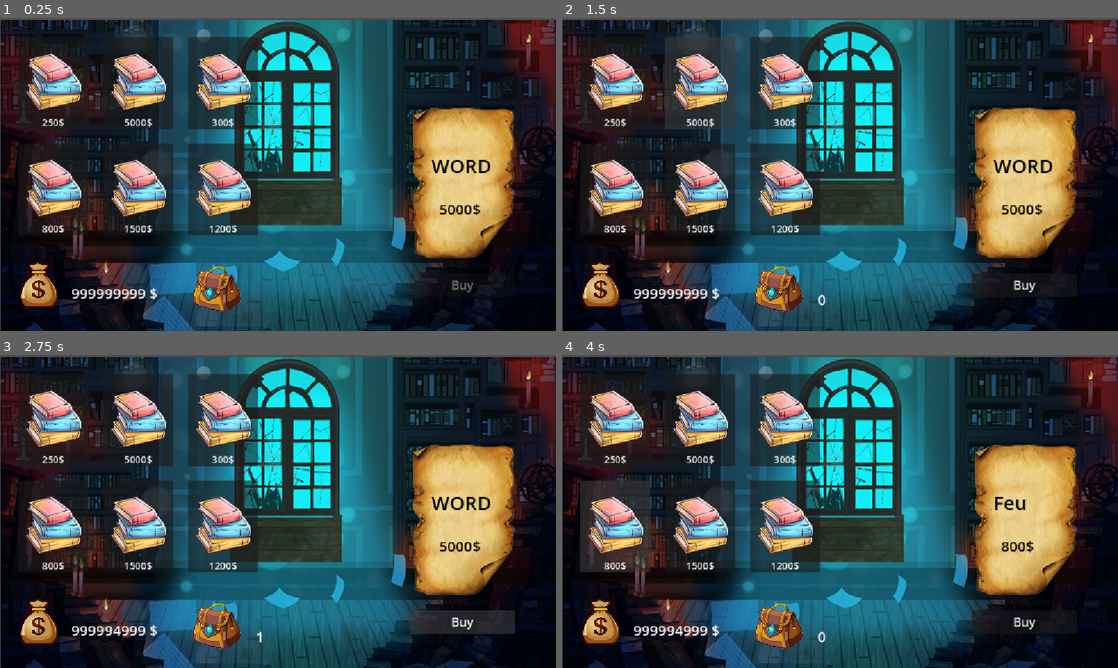
Above: before the commit, frames 1-4 (two rows, left to right).
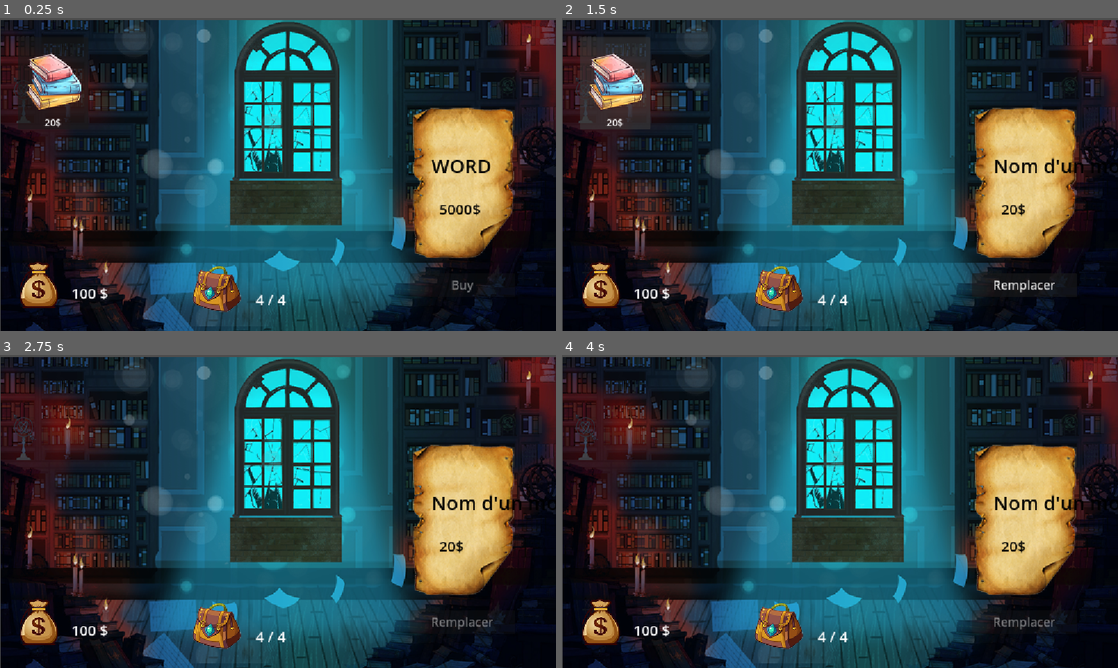
Above: after the commit, the same moments.

Repository: NiorsHaz/GMJ-Instase-2026
Game: Godot game, scene res://Scenes/ShopUI.tscn
Same seed, same stepped clock (60 frames per second), same inputs: the game is played once before the commit and once after it. This scene is started directly instead of the project's main scene.
Inputs (mouse positions are in pixels of both pictures, inside the frame that each line leads up to):
- Up to frame 1 (0.25 s): no input
- Up to frame 2 (1.5 s): click "250$" (after the commit: "20$") at 0.5 s; click "5000$" (after the commit: "20$") at 1.25 s
- Up to frame 3 (2.75 s): click "Buy" (after the commit: "Remplacer") at 2 s
- Up to frame 4 (4 s): click (784, 420) at 2.75 s, where only the run before the commit has a clickable "300$"; click (617, 527) at 3.5 s, where only the run before the commit has a clickable "800$"

The runs differ from the first frame. In frame 1, 13% of the frame differs, in the area x 4-52%, y 6-92%; in frame 2, 14%; in frame 3, 16%; in frame 4, 16%, in the area x 3-100%, y 6-92%.

Commit message:
update  shop

Diff:
--- a/Scenes/ShopUI.tscn
+++ b/Scenes/ShopUI.tscn
@@ -2,22 +2,67 @@
 
 [ext_resource type="Script" uid="uid://ckgrcyytr3lvi" path="res://Scripts/UI/ShopUI.gd" id="1_fmib7"]
 [ext_resource type="PackedScene" uid="uid://bxrfh1q1eebgb" path="res://Scenes/UI/ItemSlot.tscn" id="2_6drr4"]
+[ext_resource type="Script" uid="uid://csq6n5mc7lp8u" path="res://Scripts/Classes/players_stats.gd" id="2_ee5au"]
+[ext_resource type="Script" uid="uid://b8tu4qv4l0ghw" path="res://Scripts/Classes/books_stats.gd" id="2_fmib7"]
 [ext_resource type="Texture2D" uid="uid://boni428h7fl8d" path="res://Assets/Art/boky.png" id="2_vovli"]
-[ext_resource type="Script" uid="uid://ccfxfn8ictqty" path="res://Scripts/General/ShopItem.gd" id="3_mkado"]
+[ext_resource type="Script" uid="uid://c1indbunfrib1" path="res://Scripts/Classes/word_database.gd" id="3_fmib7"]
 [ext_resource type="Texture2D" uid="uid://cxike43asd4no" path="res://Assets/Art/money.png" id="4_4rje5"]
-[ext_resource type="Resource" uid="uid://c6mfx8j4amu7b" path="res://Resources/Word.tres" id="4_qeag5"]
+[ext_resource type="Script" uid="uid://dl3lc6jj1tdvx" path="res://Scripts/Classes/words_stats.gd" id="4_6drr4"]
 [ext_resource type="Texture2D" uid="uid://ci603bvylq635" path="res://Assets/Art/inventaire.png" id="5_aufc5"]
-[ext_resource type="Resource" uid="uid://cgtmvsc25qmfa" path="res://Resources/Potion.tres" id="5_c1fsl"]
 [ext_resource type="Texture2D" uid="uid://dmy2xnhdkxagw" path="res://Assets/Art/final rendu.png" id="6_ee5au"]
-[ext_resource type="Resource" uid="uid://d24oy0dtmgmv0" path="res://Resources/PotionMana.tres" id="6_mkado"]
-[ext_resource type="Resource" uid="uid://cx0t83fk7iree" path="res://Resources/ScrollFire.tres" id="7_qeag5"]
-[ext_resource type="Resource" uid="uid://3hdsag4buorb" path="res://Resources/Sword.tres" id="8_c1fsl"]
-[ext_resource type="Resource" uid="uid://dentrf0tduna7" path="res://Resources/Shield.tres" id="9_qeag5"]
+
+[sub_resource type="Resource" id="Resource_6drr4"]
+script = ExtResource("4_6drr4")
+id = 1
+
+[sub_resource type="Resource" id="Resource_mkado"]
+script = ExtResource("4_6drr4")
+id = 2
+
+[sub_resource type="Resource" id="Resource_qeag5"]
+script = ExtResource("4_6drr4")
+id = 3
+
+[sub_resource type="Resource" id="Resource_c1fsl"]
+script = ExtResource("4_6drr4")
+id = 4
+
+[sub_resource type="Resource" id="Resource_3jmt4"]
+script = ExtResource("4_6drr4")
+id = 5
+
+[sub_resource type="Resource" id="Resource_fmib7"]
+script = ExtResource("3_fmib7")
+words = Array[ExtResource("4_6drr4")]([SubResource("Resource_6drr4"), SubResource("Resource_mkado"), SubResource("Resource_qeag5"), SubResource("Resource_c1fsl"), SubResource("Resource_3jmt4")])
+metadata/_custom_type_script = "uid://c1indbunfrib1"
+
+[sub_resource type="Resource" id="Resource_ee5au"]
+script = ExtResource("2_fmib7")
+word_database = SubResource("Resource_fmib7")
+word_ids = Array[int]([1, 2, 3, 4])
+
+[sub_resource type="Resource" id="Resource_jh4m1"]
+script = ExtResource("2_ee5au")
+res_water = 11
+gold = 100
+book = SubResource("Resource_ee5au")
+
+[sub_resource type="Resource" id="Resource_1kkrx"]
+script = ExtResource("4_6drr4")
+selling_price = 10
+buying_price = 20
+
+[sub_resource type="Resource" id="Resource_kaxrk"]
+script = ExtResource("3_fmib7")
+words = Array[ExtResource("4_6drr4")]([SubResource("Resource_1kkrx")])
+metadata/_custom_type_script = "uid://c1indbunfrib1"
 
 [node name="ShopUi" type="Control" unique_id=1673469737 node_paths=PackedStringArray("item_grid", "money_label", "large_icon", "item_name_label", "item_price_label", "buy_button", "owned_count_label", "small_item_icon")]
 layout_mode = 3
 anchors_preset = 0
 script = ExtResource("1_fmib7")
+player_stats = SubResource("Resource_jh4m1")
+word_database = SubResource("Resource_kaxrk")
 item_grid = NodePath("ItemGrid")
 money_label = NodePath("MoneyLabel")
 large_icon = NodePath("ItemIconLarge")
@@ -27,7 +72,6 @@
 owned_count_label = NodePath("OwnedCountLabel")
 small_item_icon = NodePath("SmallItemIcon")
 item_slot_scene = ExtResource("2_6drr4")
-items_for_sale = Array[ExtResource("3_mkado")]([ExtResource("5_c1fsl"), ExtResource("4_qeag5"), ExtResource("6_mkado"), ExtResource("7_qeag5"), ExtResource("8_c1fsl"), ExtResource("9_qeag5")])
 
 [node name="BackgroundImage" type="TextureRect" parent="." unique_id=764281962]
 layout_mode = 1
--- a/Scripts/UI/ItemSlot.gd
+++ b/Scripts/UI/ItemSlot.gd
@@ -1,32 +1,21 @@
-# res://Scripts/UI/ItemSlot.gd
 extends Button
 
-# On stocke l'objet que ce slot représente
-var item_data: ShopItem = null
+signal slot_clicked(word: WordStats)
 
-# Références aux enfants (à lier dans l'inspecteur)
 @export var icon_rect: TextureRect
 @export var price_label: Label
 
-# Signal émis quand le joueur clique sur ce slot
-signal slot_clicked(item: ShopItem)
+var word: WordStats = null
 
-func _ready():
-	# On connecte le clic du bouton à notre fonction
+func _ready() -> void:
 	pressed.connect(_on_pressed)
 
-# Fonction pour remplir le slot avec les données d'un objet
-func setup(item: ShopItem):
-	item_data = item
-	if item:
-		price_label.text = str(item.price) + "$"
-		if item.icon:
-			icon_rect.texture = item.icon
-		else:
-			# Si pas d'icône, on met un carré de couleur temporaire
-			icon_rect.modulate = Color(0.5, 0.5, 0.5)
+func setup(new_word: WordStats) -> void:
+	word = new_word
+	if icon_rect:
+		icon_rect.texture = word.icon
+	if price_label:
+		price_label.text = str(word.buying_price) + "$"
 
-func _on_pressed():
-	if item_data:
-		# On prévient le ShopUI qu'on a cliqué sur cet objet
-		slot_clicked.emit(item_data)
+func _on_pressed() -> void:
+	slot_clicked.emit(word)
--- a/Scripts/UI/ShopUI.gd
+++ b/Scripts/UI/ShopUI.gd
@@ -1,4 +1,7 @@
 extends Control
+
+@export var player_stats: PlayersStats
+@export var word_database: WordDatabases
 
 @export var item_grid: GridContainer
 @export var money_label: Label
@@ -8,54 +11,146 @@
 @export var buy_button: Button
 @export var owned_count_label: Label
 @export var small_item_icon: TextureRect
+@export var item_slot_scene: PackedScene
+@export var hint_label: Label        # optionnel : message d'aide
+@export var cancel_button: Button    # optionnel : annuler le remplacement
 
-@export var item_slot_scene: PackedScene
-@export var items_for_sale: Array[ShopItem] = []
+var replace_mode: bool = false
 
-var selected_item: ShopItem = null
+var selected_word: WordStats = null
 
-func _ready():
-	GameManager.money_changed.connect(_on_money_changed)
-	GameManager.inventory_changed.connect(_on_inventory_changed)
+func _ready() -> void:
+	if player_stats == null or player_stats.book == null or word_database == null:
+		push_error("Shop : player_stats, player_stats.book et word_database doivent être assignés.")
+		return
 	buy_button.pressed.connect(_on_buy_pressed)
 	buy_button.disabled = true
-	update_money_display(GameManager.player_money)
+	update_money_display()
+	update_owned_display()
+	populate_grid()
+	if cancel_button:
+		cancel_button.hide()
+		cancel_button.pressed.connect(_cancel_replace)
+
+func _on_slot_clicked(word: WordStats) -> void:
+	if replace_mode:
+		var index = player_stats.book.word_ids.find(word.id)
+		if index >= 0:
+			_finish_purchase(index)
+		return
+	selected_word = word
+	item_name_label.text = word.name
+	item_price_label.text = str(word.buying_price) + "$"
+	large_icon.texture = word.icon
+	small_item_icon.texture = word.icon
+	update_owned_display()
+	_refresh_buy_button()
+
+# la limite max_word n'empêche plus l'achat : elle déclenche le remplacement
+func _can_buy() -> bool:
+	if selected_word == null or _is_owned(selected_word):
+		return false
+	return player_stats.gold >= selected_word.buying_price
+
+func _is_book_full() -> bool:
+	return player_stats.book.word_ids.size() >= player_stats.book.max_word
+
+func populate_grid() -> void:
+	for child in item_grid.get_children():
+		item_grid.remove_child(child)
+		child.queue_free()
+	if item_slot_scene == null:
+		return
+	var words: Array[WordStats] = []
+	if replace_mode:
+		for id in player_stats.book.word_ids:
+			var owned_word = word_database.find_by_id(id)
+			if owned_word != null:
+				words.append(owned_word)
+	else:
+		for word in word_database.find_all():
+			if not _is_owned(word):
+				words.append(word)
+	for word in words:
+		var slot = item_slot_scene.instantiate()
+		item_grid.add_child(slot)
+		slot.setup(word)
+		slot.slot_clicked.connect(_on_slot_clicked)
+
+func _on_buy_pressed() -> void:
+	if not _can_buy():
+		return
+	if _is_book_full():
+		_enter_replace_mode()
+	else:
+		_finish_purchase(-1)
+
+func _is_owned(word: WordStats) -> bool:
+	return word.id in player_stats.book.word_ids
+
+func _enter_replace_mode() -> void:
+	replace_mode = true
+	buy_button.disabled = true
+	_set_hint("Livre plein : choisis le mot à remplacer")
+	if cancel_button:
+		cancel_button.show()
 	populate_grid()
 
-func populate_grid():
-	for child in item_grid.get_children():
-		child.queue_free()
-	for item in items_for_sale:
-		var slot = item_slot_scene.instantiate()
-		item_grid.add_child(slot)
-		slot.setup(item)
-		slot.slot_clicked.connect(_on_slot_clicked)
+func _exit_replace_mode() -> void:
+	replace_mode = false
+	_set_hint("")
+	if cancel_button:
+		cancel_button.hide()
 
-func _on_slot_clicked(item: ShopItem):
-	selected_item = item
-	item_name_label.text = item.item_name
-	item_price_label.text = str(item.price) + "$"
-	large_icon.texture = item.icon
-	small_item_icon.texture = item.icon
-	update_inventory_display()
-	buy_button.disabled = false
+func _cancel_replace() -> void:
+	_exit_replace_mode()
+	populate_grid()
+	_refresh_buy_button()
 
-func _on_buy_pressed():
-	if selected_item:
-		GameManager.buy_item(selected_item)
+# replace_index = -1 : simple ajout, sinon remplace le mot à cet index
+func _finish_purchase(replace_index: int) -> void:
+	player_stats.gold -= selected_word.buying_price
+	if replace_index >= 0:
+		player_stats.book.word_ids[replace_index] = selected_word.id
+	else:
+		player_stats.book.word_ids.append(selected_word.id)
+	_exit_replace_mode()
+	_clear_selection()
+	update_money_display()
+	update_owned_display()
+	populate_grid()
 
-func _on_inventory_changed():
-	update_inventory_display()
+func _set_hint(text: String) -> void:
+	if hint_label:
+		hint_label.text = text
 
-func update_inventory_display():
-	if selected_item:
-		var count = 0
-		if GameManager.inventory.has(selected_item.item_name):
-			count = GameManager.inventory[selected_item.item_name]
-		owned_count_label.text = str(count)
+func _unhandled_input(event: InputEvent) -> void:
+	if replace_mode and event.is_action_pressed("ui_cancel"):
+		_cancel_replace()
 
-func _on_money_changed(new_amount: int):
-	update_money_display(new_amount)
+func _clear_selection() -> void:
+	selected_word = null
+	item_name_label.text = ""
+	item_price_label.text = ""
+	large_icon.texture = null
+	small_item_icon.texture = null
+	buy_button.disabled = true
 
-func update_money_display(amount: int):
-	money_label.text = str(amount) + " $"
+func update_money_display() -> void:
+	money_label.text = str(player_stats.gold) + " $"
+
+func update_owned_display() -> void:
+	var book = player_stats.book
+	owned_count_label.text = "%d / %d" % [book.word_ids.size(), book.max_word]
+
+func _refresh_buy_button() -> void:
+	# pendant le choix du mot à remplacer, le bouton reste bloqué
+	if replace_mode:
+		buy_button.disabled = true
+		return
+	buy_button.disabled = not _can_buy()
+	# optionnel : change le texte quand le livre est plein
+	if _is_book_full():
+		buy_button.text = "Remplacer"
+	else:
+		buy_button.text = "Acheter"
Not shown: 1 places in Resource/Books/Poetry.tres that only renumber resources
